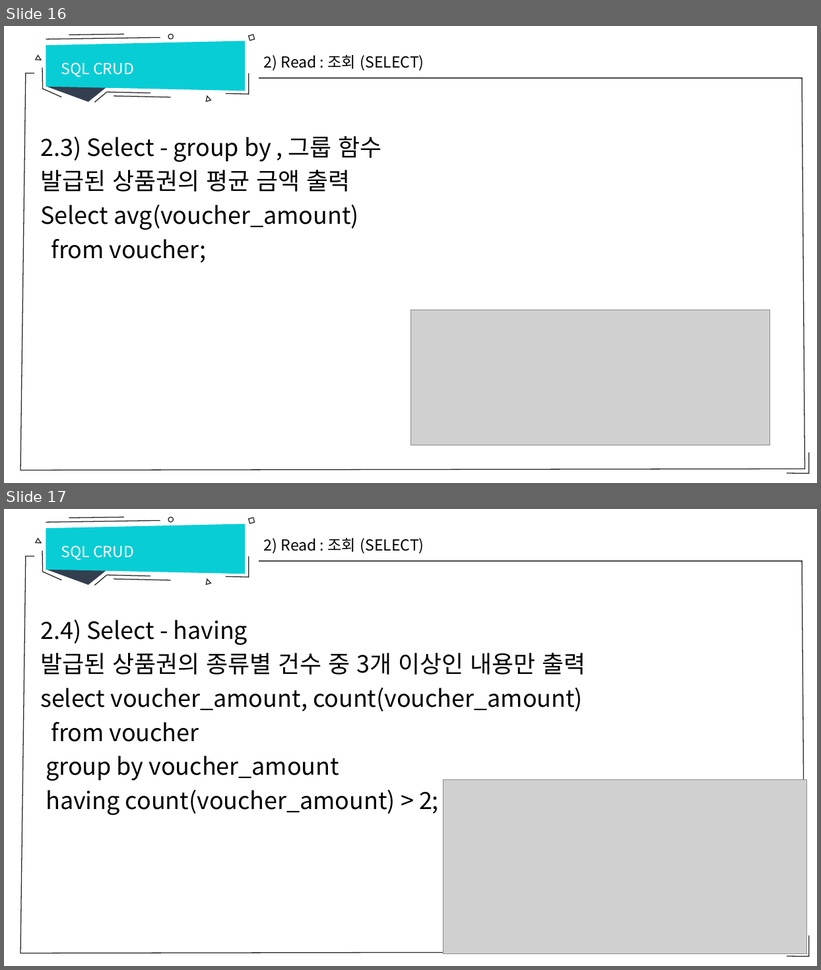
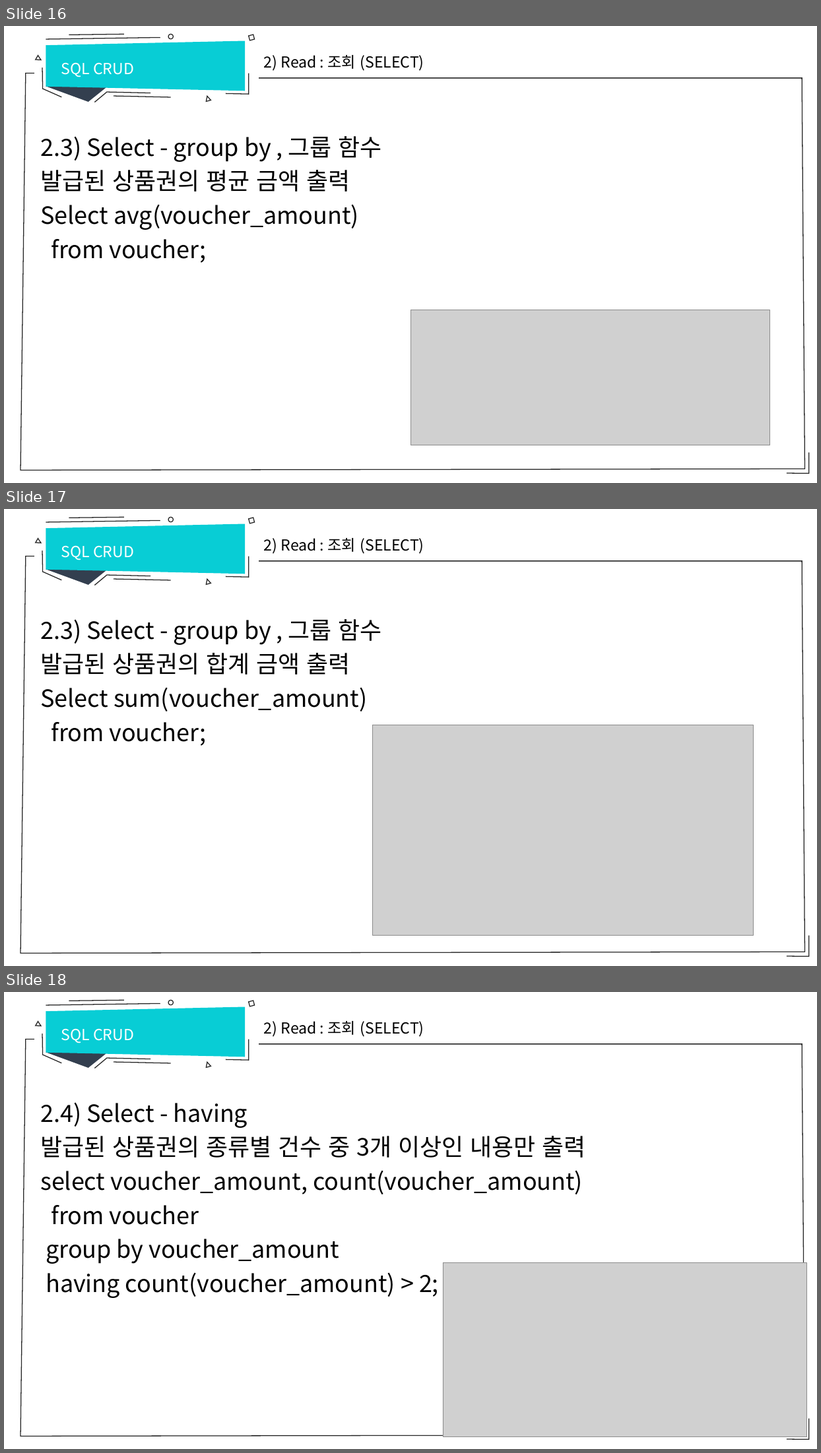
Before and after one commit to sumn-2020/lecture, a slide deck: database/7강 SQL CRUD.pptx. Shown one above the other, each under a label of ours: slides 16 and 17 before the commit, slides 16, 17 and 18 after it. The pictures are 821x970 and 821x1453 pixels, drawn with LibreOffice and Linux fonts; fonts in the diff are those of the drawing; grey boxes stand for pictures. Boxes give left, top, right and bottom in pixels: in the first picture for what was removed or moved away, otherwise in the second. Text is boxed around its words. In the diff, an @@ line names an element or a change of style, - is before the commit and + after.

```diff
--- a/database/7강 SQL CRUD.pptx
+++ b/database/7강 SQL CRUD.pptx
@@ slide 17 added at <box>4,509,817,966</box>, background #FFFFFF; not listed: 14 template elements that a slide beside it also shows @@
@@ text added at <box>61,545,134,560</box>, 18 pt, text #FFFFFF @@
+SQL CRUD
@@ text added at <box>264,538,424,554</box>, 18 pt, text #000000 @@
+2) Read : 조회 (SELECT)
@@ text added at <box>40,619,382,746</box>, 28 pt, text #000000 @@
+2.3) Select - group by , 그룹 함수
+발급된 상품권의 합계 금액 출력
+Select sum(voucher_amount)
+from voucher;
@@ picture added at <box>373,725,754,935</box> @@
@@ what was slide 17 is now slide 18 @@
```
Also in this commit, not shown: 3 slides changed, 4 other files.
